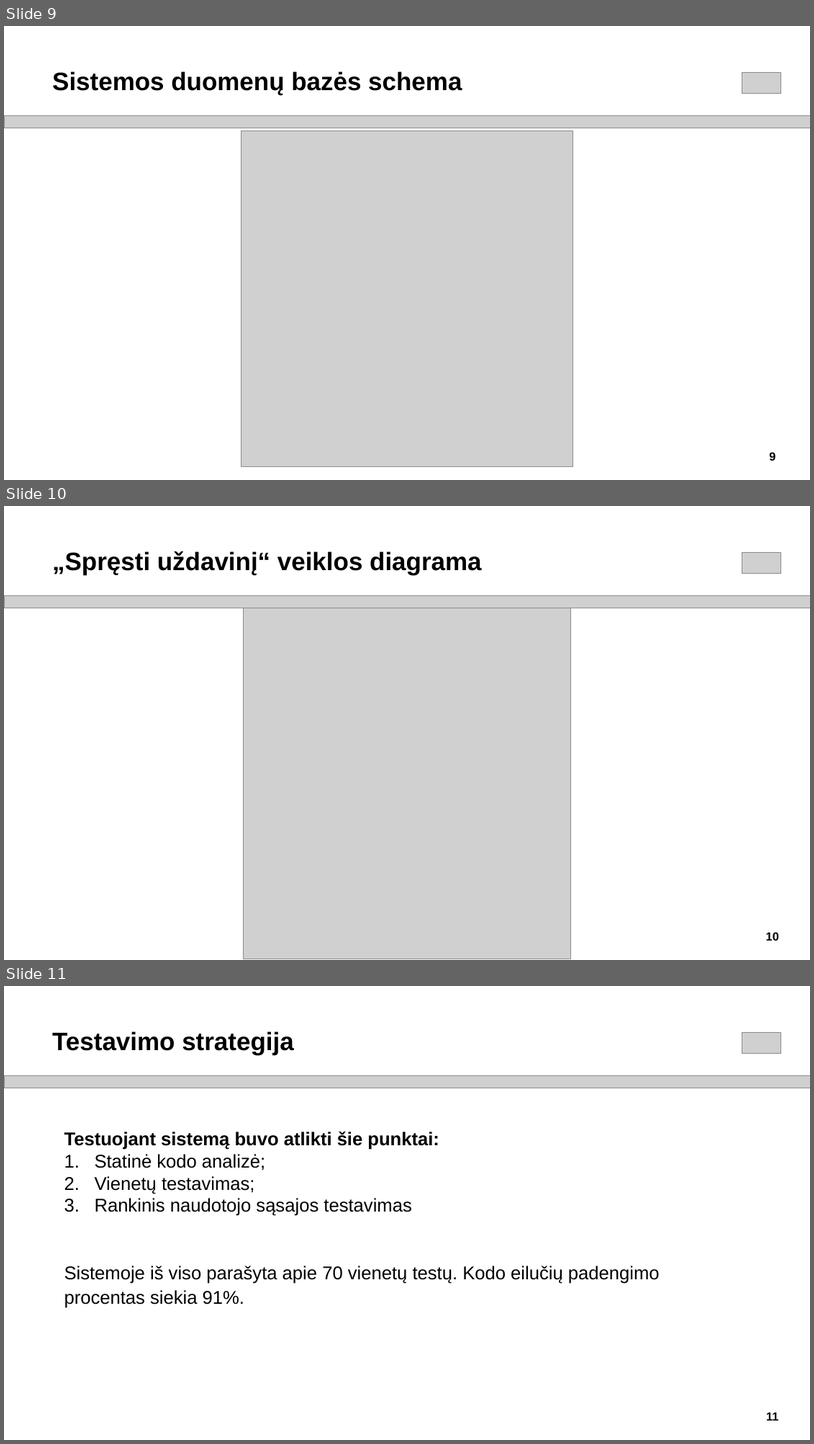
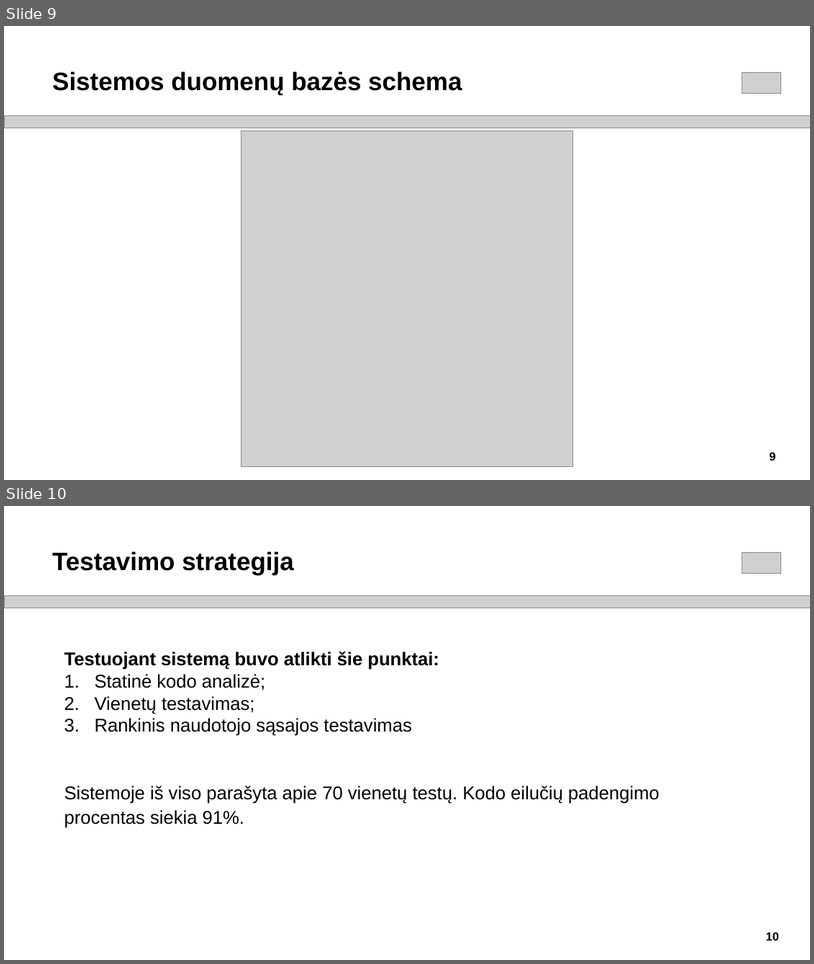
Before and after one commit to siciovas/Bachelors-Project-2023, a slide deck: Rokas_Sičiovas_Pristatymas.pptx. Shown one above the other, each under a label of ours: slides 9, 10 and 11 before the commit, slides 9 and 10 after it. The pictures are 814x1444 and 814x964 pixels, drawn with LibreOffice and Linux fonts; fonts in the diff are those of the drawing; grey boxes stand for pictures. Boxes give left, top, right and bottom in pixels: in the first picture for what was removed or moved away, otherwise in the second. Text is boxed around its words. In the diff, an @@ line names an element or a change of style, - is before the commit and + after.

```diff
--- a/Rokas_Sičiovas_Pristatymas.pptx
+++ b/Rokas_Sičiovas_Pristatymas.pptx
@@ slide 10 removed at [4, 506, 810, 960], background #FFFFFF @@
@@ text removed at [52, 551, 481, 575] @@
-„Spręsti uždavinį“ veiklos diagrama
@@ picture removed at [743, 552, 782, 573] @@
@@ picture removed at [4, 595, 810, 608] @@
@@ picture removed at [243, 608, 571, 959] @@
@@ page number removed at [766, 932, 779, 940] @@
-10
@@ what was slide 11 is now slide 10 @@
@@ page number at [766, 932, 779, 940]: text changed @@
-11
+10
```
Also in this commit, not shown: 6 slides changed, 5 other files.
